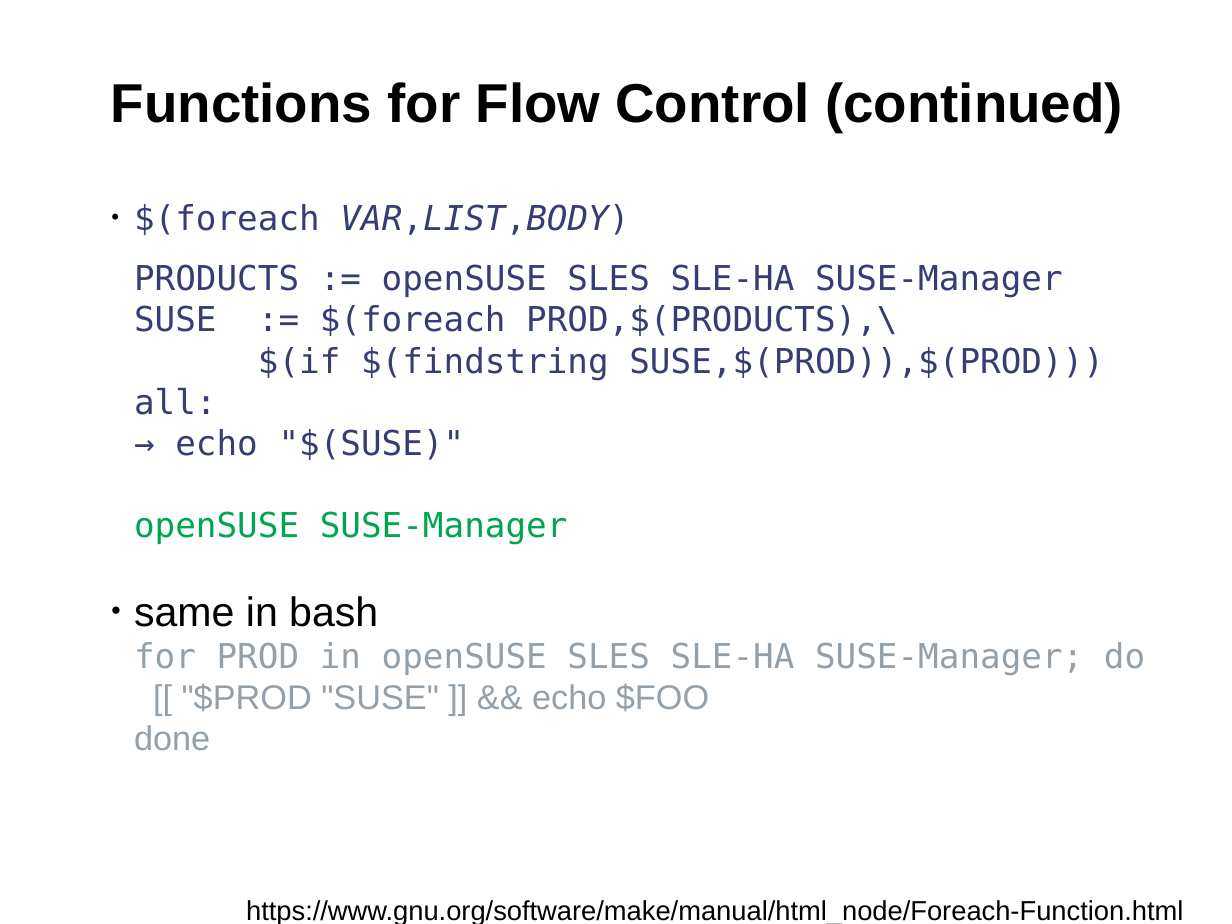
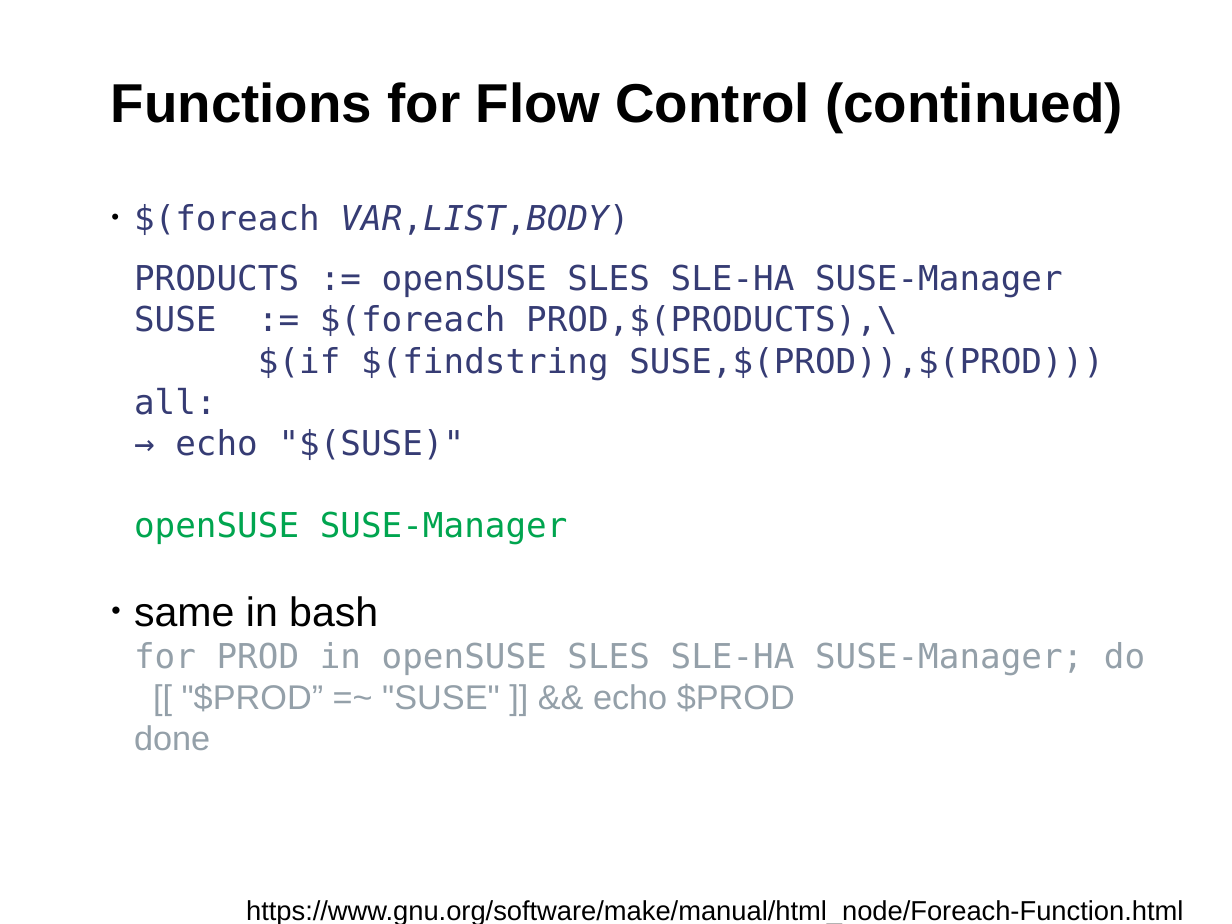
Before and after one commit to fsundermeyer/GNU_make_workshop, a slide deck: slide 34 of GNU_make_03_2015.odp (slide 35 before the commit). Drawn at 1232x924 pixels with LibreOffice and Linux fonts; fonts in the diff are those of the drawing; background and template pictures are left out. Boxes give left, top, right and bottom in pixels: in the first picture for what was removed or moved away, otherwise in the second. Text is boxed around its words. In the diff, an @@ line names an element or a change of style, - is before the commit and + after.

```diff
--- a/GNU_make_03_2015.odp
+++ b/GNU_make_03_2015.odp
@@ text at <box>182,684,795,712</box>: text changed @@
-[[ "$PROD "SUSE" ]] && echo $FOO
+[[ "$PROD” =~ "SUSE" ]] && echo $PROD
```
Also in this commit, not shown: 2 other slides changed, 1 slide removed, 3 other files.
